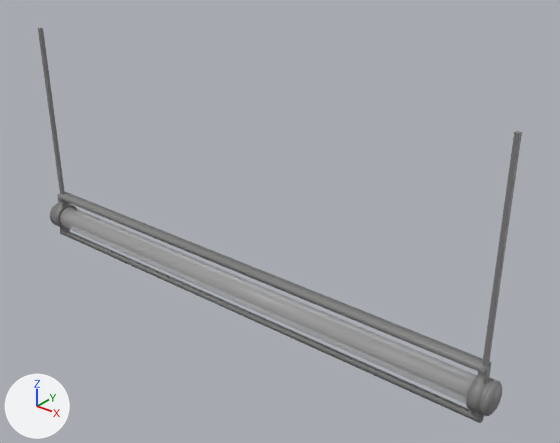
Two versions of the FBX model MegaproyectoPixel/Assets/FusionAssets/Models/Level/Light2.fbx, one commit apart.
Rendered twice from a 50 mm lens placed at (1.66, -1.8, 1.45), pointed at (0.16, 0.07, 0.29). Every picture has the same lights, and +X, +Y and +Z are marked at lower left. Where no turn or scale is listed for an object, it has been applied to the vertices.

Names of what the first picture shows: 'Glass', 'Left', 'Light2', 'Right'.
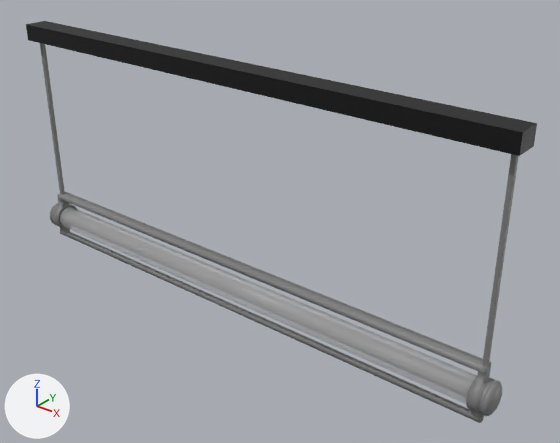
What differs and where, as boxes [x1, y1, x2, y2] in the pictures (560 x 443 px):
```json
{"object": "Bar", "change": "added", "after": [26, 21, 537, 156], "on screen": "black"}
```

Scene script edits in JSON lines:
```json
{"op": "add", "block": "mat_bar", "code": ["mat_bar = principled_material('Bar')", "mat_bar.base_color = (0.0, 0.0, 0.0)  # black #000000"]}
{"op": "add", "block": "me_cube_016", "code": ["me_cube_016 = bpy.data.meshes.new('Cube.016')", "me_cube_016.from_pydata(...)  # a box spanning x -1.0..1.0, y -0.04..0.04, z -0.03..0.03", "me_cube_016.materials.append(mat_bar)  # black #000000"]}
{"op": "add", "block": "ob_bar", "code": ["ob_bar = bpy.data.objects.new('Bar', me_cube_016)", "ob_bar.location = (0.0, 0.0, 0.794)"]}
```
